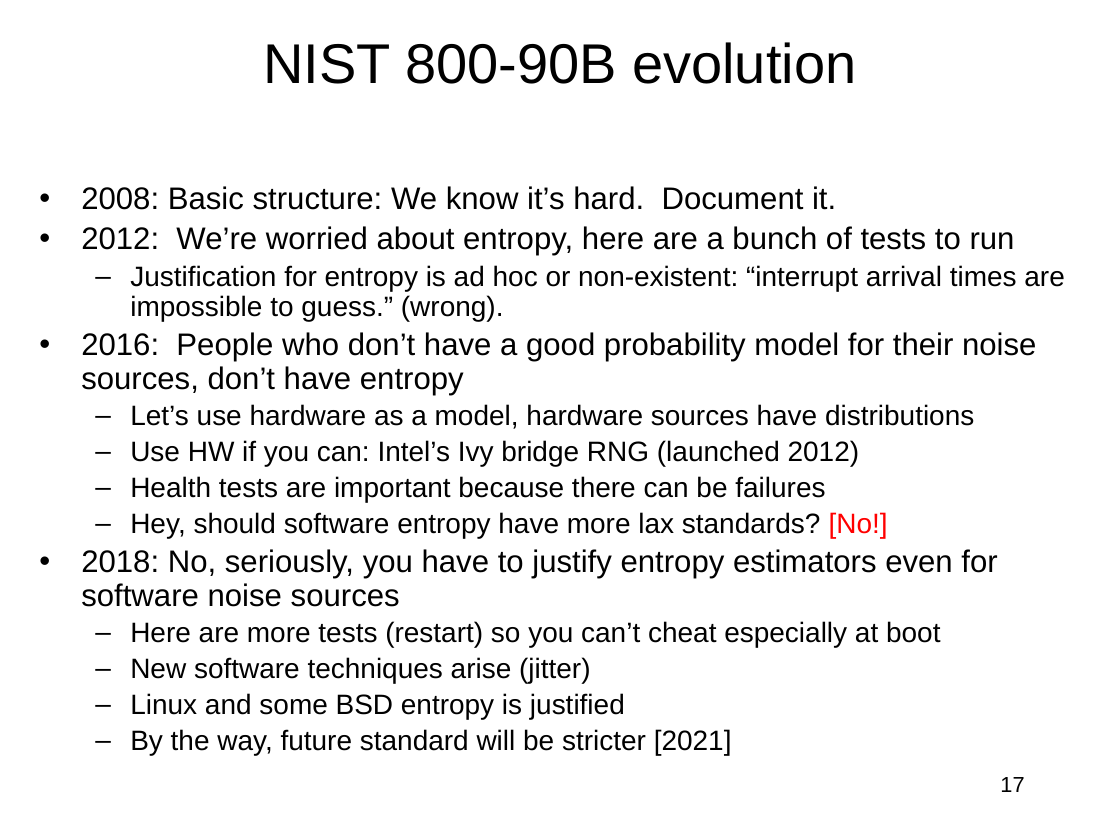
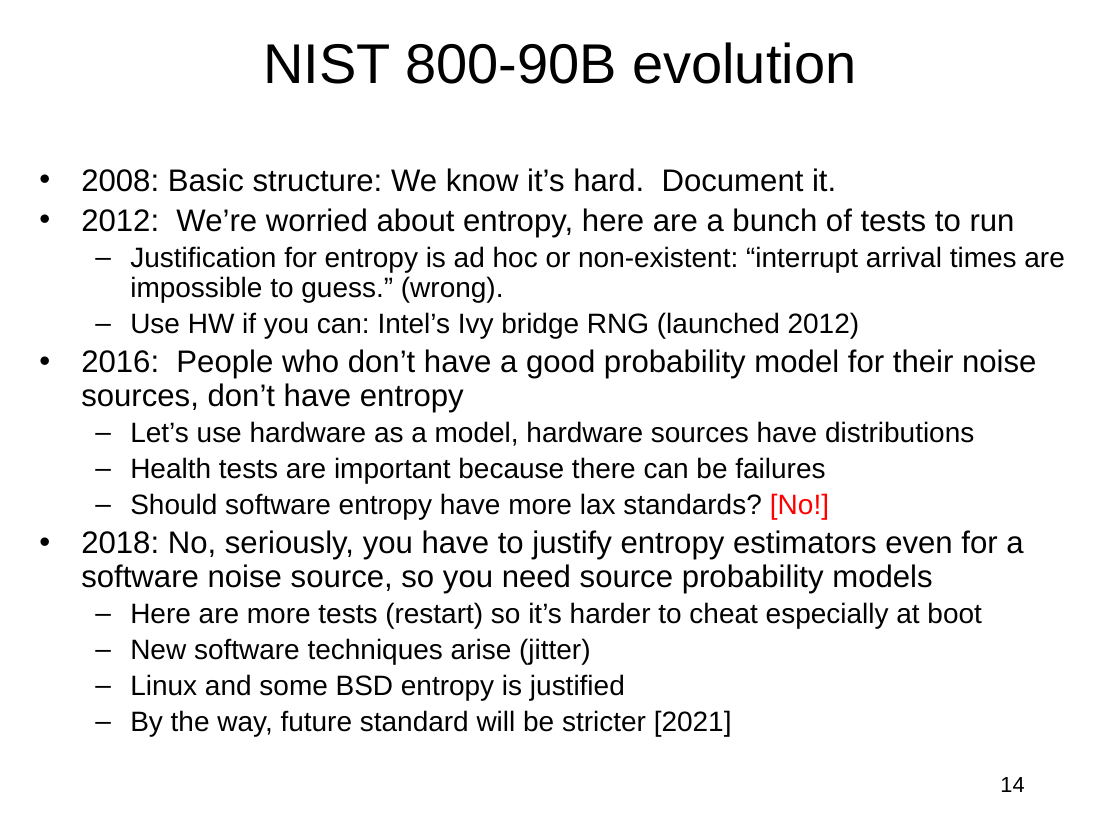
Before and after one commit to jlmucb/class_notes, a slide deck: slide 14 of BerkeleyClass/CS290Spring2013/Lectures/entropy_talk.pptx (slide 17 before the commit). Drawn at 1120x840 pixels with LibreOffice and Linux fonts; fonts in the diff are those of the drawing. Boxes give left, top, right and bottom in pixels: in the first picture for what was removed or moved away, otherwise in the second. Text is boxed around its words. In the diff, an @@ line names an element or a change of style, - is before the commit and + after.

```diff
--- a/BerkeleyClass/CS290Spring2013/Lectures/entropy_talk.pptx
+++ b/BerkeleyClass/CS290Spring2013/Lectures/entropy_talk.pptx
@@ text "2008: Basic structure: We know ...": place and size @@
-text "2008: Basic structure: We know ..." at [81,186,1064,755]
+text "2008: Basic structure: We know ..." at [81,168,1064,736]
@@ text at [130,312,860,338]: paragraph added @@
+  – Use HW if you can: Intel’s Ivy bridge RNG (launched 2012)
@@ text at [130,440,860,466]: paragraph removed @@
-  – Use HW if you can: Intel’s Ivy bridge RNG (launched 2012)
@@ text at [81,493,1023,629]: text changed; size 18 to 20 pt @@
-  – Hey, should software entropy have more lax standards? [No!]
-• 2018: No, seriously, you have to justify entropy estimators even for software noise sources
-  – Here are more tests (restart) so you can’t cheat especially at boot
+  – Should software entropy have more lax standards? [No!]
+• 2018: No, seriously, you have to justify entropy estimators even for a software noise source, so you need source probability models
+  – Here are more tests (restart) so it’s harder to cheat especially at boot
@@ page number at [1000,777,1024,792]: text changed @@
-17
+14
```
Also in this commit, not shown: 22 other slides changed, 2 slides added, 3 slides removed.
